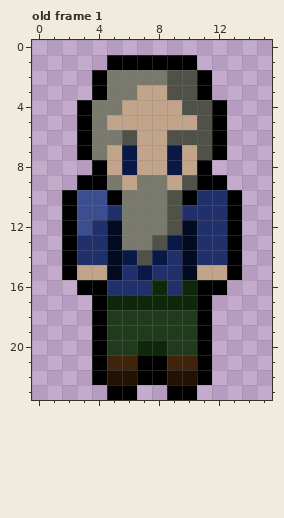
File history of a pixel-art file, art/old_man/old_man.ase. The first picture shows the starting point.
16x24 pixels, 1 frame. Shown: old frame 1. The commit also changed other frames, which this record leaves out.
And afterwards:
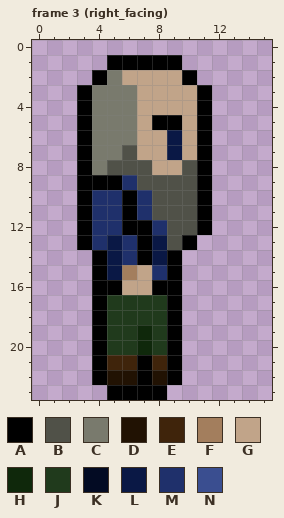
Palette (. is transparent): A #000000  B #505148  C #797a6d  D #211203  E #3f240b  F #a37e5d  G #c1a489  H #0f280b  J #203a1c  K #030b23  L #0a1845  M #1f306b  N #3a4e90
A new or re-ordered frame is compared with the old frame closest to it.
The author wrote: complete old man frames for facing each direction
Difference:
frames 1 -> 4
Changed rows in their new state; - is an unchanged pixel.
Frame 3 (right_facing) is new; against old frame 1:
first column x 2:
 1 --------.---
 2 ----GGGGA.--
 3 -AC----GG---
 4 ----C---GA.-
 5 ---CC-AA-A.-
 6 ----C--LGA.-
 7 ---CB----A.-
 8 -ACBBB-GB---
 9 ---AMBBB--.-
10 .AMMAMB-BA..
11 .AM-AMB-BA..
12 .A-MAAM-BA..
13 .A-LMALBA...
14 ..ALMA-A....
15 ..ALFG-A....
16 -.-AGGAA...-
17 ---JJJJA..--
18 -------A..--
19 -----H-A..--
20 ------JA..--
21 ------EA..--
22 ------DA..--
23 -----AA..---
Pixel boxes of the changes (left, top, right, bottom) in both pictures:
changed: (62, 55, 242, 400)
